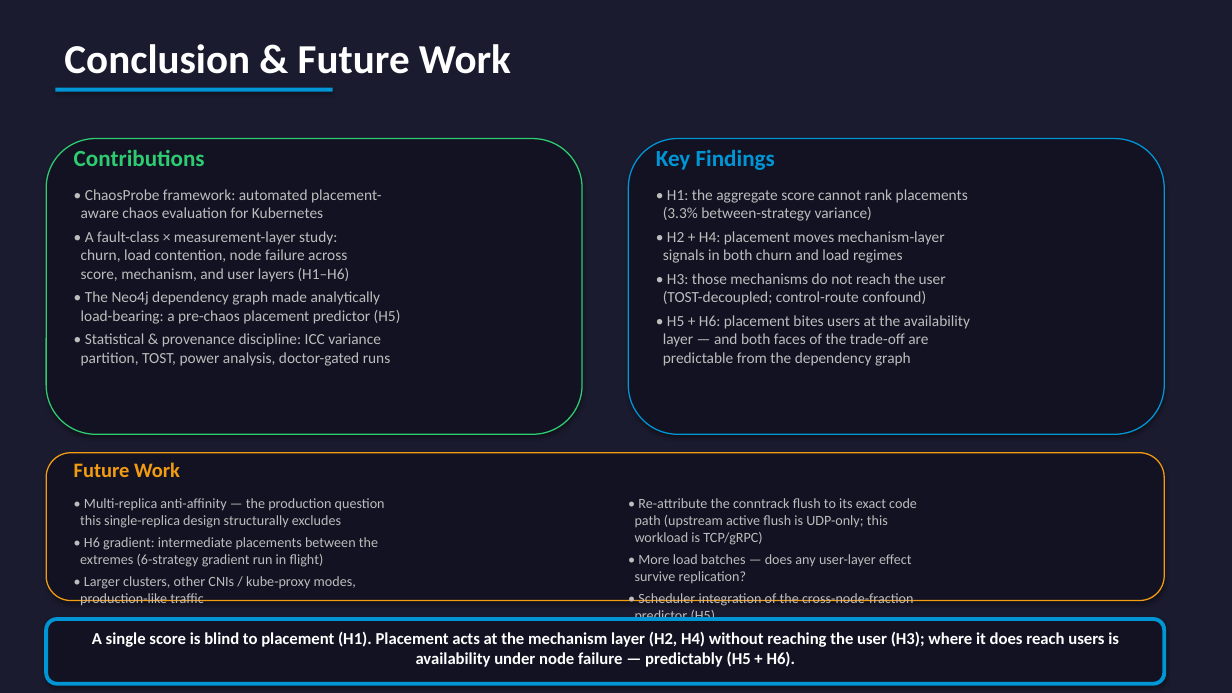
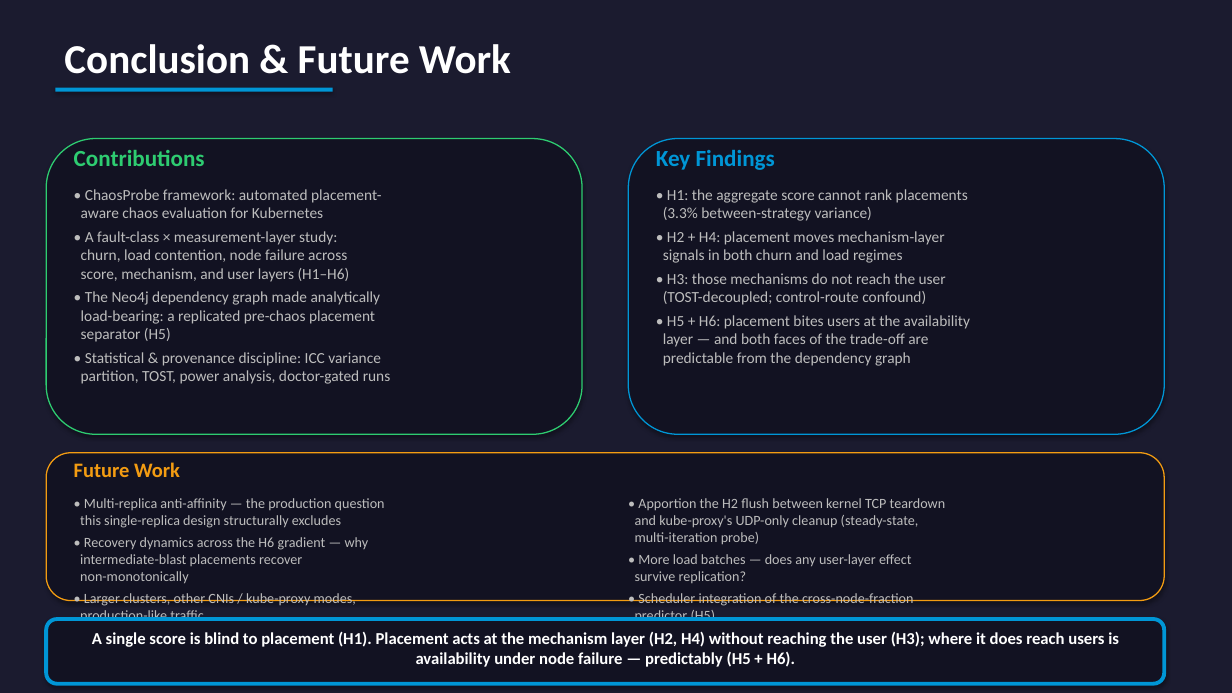
Before and after one commit to yhu02/uva-msc-thesis, a slide deck: slide 16 of ChaosProbe_Presentation.pptx. Drawn at 1232x693 pixels with LibreOffice and Linux fonts; fonts in the diff are those of the drawing. Boxes give left, top, right and bottom in pixels: in the first picture for what was removed or moved away, otherwise in the second. Text is boxed around its words. In the diff, an @@ line names an element or a change of style, - is before the commit and + after.

Commit message:
docs(presentation): sync deck to post-review claims (H5 separator, H2 probe correction, H6 gradient)

```diff
--- a/ChaosProbe_Presentation.pptx
+++ b/ChaosProbe_Presentation.pptx
@@ text at bbox=[81, 291, 381, 342]: text changed @@
-• The Neo4j dependency graph made analytically
-load-bearing: a pre-chaos placement predictor (H5)
+• The Neo4j dependency graph made analytically
+load-bearing: a replicated pre-chaos placement
+separator (H5)
@@ text at bbox=[635, 498, 946, 545]: text changed @@
-• Re-attribute the conntrack flush to its exact code
-path (upstream active flush is UDP-only; this
-workload is TCP/gRPC)
+• Apportion the H2 flush between kernel TCP teardown
+and kube-proxy's UDP-only cleanup (steady-state,
+multi-iteration probe)
@@ text at bbox=[80, 537, 369, 584]: text changed @@
-• H6 gradient: intermediate placements between the
-extremes (6-strategy gradient run in flight)
+• Recovery dynamics across the H6 gradient — why
+intermediate-blast placements recover
+non-monotonically
```
Also in this commit, not shown: 7 other slides changed, 2 other files.
